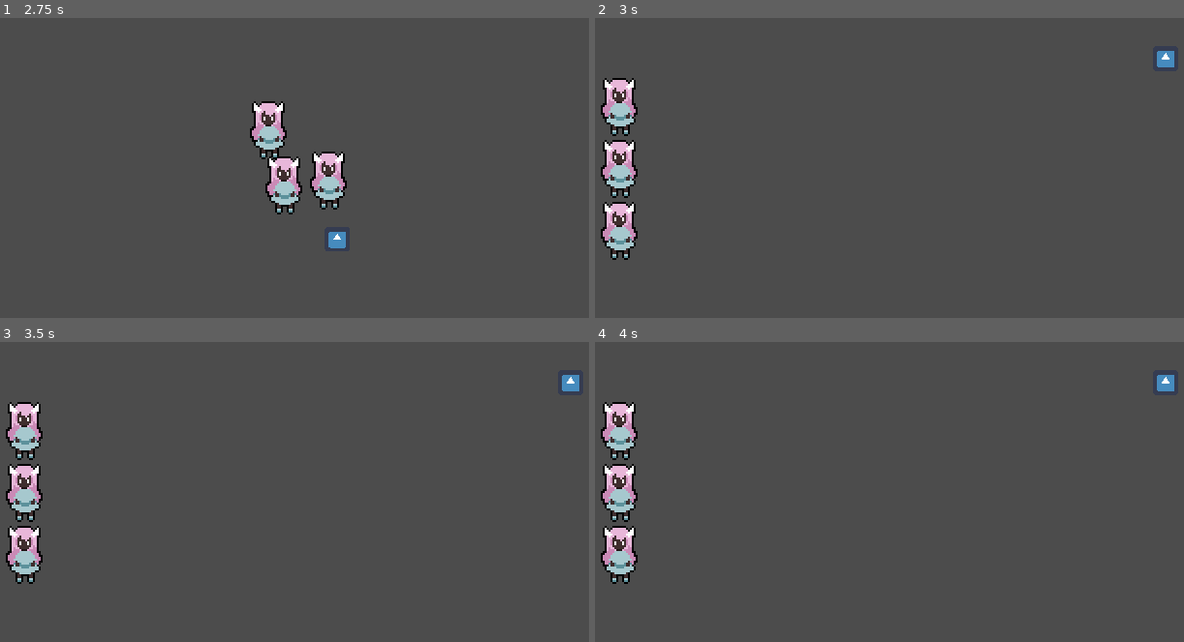
Above: before the commit, frames 1-4 (two rows, left to right).
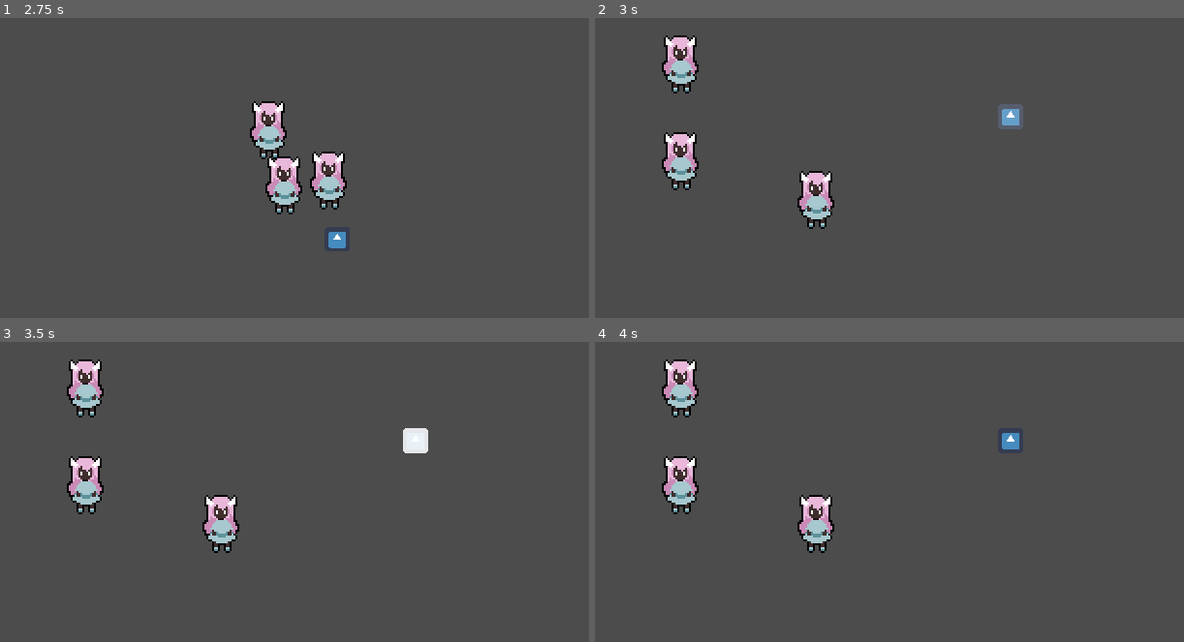
Above: after the commit, the same moments.

Repository: jalvarez2016/Dream-Away
Game: Godot game, scene res://World.tscn
Two runs of this game, one before a commit and one after it. Both use one fixed random seed, a clock stepped at 60 frames per second and the inputs below. The engine's default icon, where the game draws it, is replaced by a stand-in: a white triangle on a blue panel in a dark square.
Inputs:
- Up to frame 1 (2.75 s): hold Right (ui_right) 0.53-1.28 s; tap Z (ui_action) at 0.6, 1.35, 2.1 s; hold Escape (ui_back) 1.28-2.03 s; hold Right (ui_right) from 2.03 s (still down)
- Up to frame 2 (3 s): release Right (ui_right) at 2.78 s; hold Up (ui_up) from 2.78 s (still down); tap Z (ui_action) at 2.85 s
- Up to frame 3 (3.5 s): keep holding Up (ui_up)
- Up to frame 4 (4 s): release Up (ui_up) at 3.53 s; hold Left (ui_left) from 3.53 s (still down); tap Z (ui_action) at 3.6 s

Frame 1 is identical in both runs. In frame 2, 6.1% of the frame differs, in the area x 0-99%, y 5-81%; in frame 3, 6.1%; in frame 4, 5.9%.

Commit message:
Feat: Add Attack action logic

Diff:
--- a/ActionSelector.gd
+++ b/ActionSelector.gd
@@ -1,33 +1,72 @@
 extends Node2D
 
 onready var actionLabel = $ActionLabel
+
 enum {
-	ATTACK,
-	SKILL,
-	STYLE,
-	ITEM,
-	RUN
+	ACTION_SELECT,
+	ENEMY_SELECT
 }
+var state = ACTION_SELECT
 var actions
 var current_action
+var enemies = []
+var current_enemy
+var enemyAnimationPlayer
+
+var relevantStat
 
 func _ready():
 	actions = get_node("Actions").get_children()
 	current_action = actions.pop_front()
+	enemies = get_tree().get_nodes_in_group("BattleInstance")
+	current_enemy = enemies.pop_front()
+	enemyAnimationPlayer = current_enemy.get_node("Sprite").get_node("AnimationPlayer")
 
 func _process(_delta):
+	match state:
+		ACTION_SELECT:
+			if Input.is_action_just_pressed("ui_right"):
+				_rotate_right()
+			elif Input.is_action_just_pressed("ui_left"):
+				_rotate_left()
 
-	if Input.is_action_just_pressed("ui_right"):
-		_rotate_right()
-	elif Input.is_action_just_pressed("ui_left"):
-		_rotate_left()
+			if Input.is_action_just_pressed("ui_action"):
+		#		open currently selected actions' panels
+				match current_action.get_name():
+					"Attack":
+						_attack_setup()
+						enemyAnimationPlayer.play("Selecting")
+					"Skill":
+						enemyAnimationPlayer.play("Selecting")
+						pass
+					"Style":
+						enemyAnimationPlayer.play("Selecting")
+						pass
+					"Item":
+						enemyAnimationPlayer.play("Selecting")
+						pass
+					"Run":
+						pass
+					_:
+						print("Not an action")
+				print("selected: ", current_action.get_name())
 
-	if Input.is_action_just_pressed("ui_action"):
-#		open currently selected actions' panels
-		pass
-	elif Input.is_action_just_pressed("ui_back"):
-		# go back to the selection and closing any opened panels
-		pass
+			elif Input.is_action_just_pressed("ui_back"):
+				# go back to the selection and closing any opened panels
+				pass
+		ENEMY_SELECT:
+			if Input.is_action_just_pressed("ui_right"):
+				_next_enemy()
+			elif Input.is_action_just_pressed("ui_left"):
+				_prev_enemy()
+
+			if Input.is_action_just_pressed("ui_action"):
+				_attack_action()
+			elif Input.is_action_just_pressed("ui_back"):
+				# go back to the selection and closing any opened panels
+				pass
+		_:
+			print("Not a state")
 
 func _rotate_right():
 	var temp = {}
@@ -77,7 +116,6 @@
 	for i in range(0, actions.size()):
 		if i == actions.size() - 1:
 			var current = actions[i]
-			var next = actions[0]
 
 			current.position = current_action.position
 			current.scale = current_action.scale
@@ -100,4 +138,40 @@
 
 func _update_action_label(updated_text):
 	actionLabel.text = updated_text;
-	pass
+
+# Action setup methods are below
+func _attack_setup():
+#	Get character info
+	var stats = get_node("../").get_node("Stats")
+	relevantStat = stats.attack
+
+	state = ENEMY_SELECT
+	visible = false
+
+# Enemy Cycling Logic
+func _next_enemy():
+	if enemies.size() == 0:
+		pass
+	else:
+		enemies.push_back(current_enemy)
+		current_enemy = enemies.pop_front()
+
+func _prev_enemy():
+	if enemies.size() == 0:
+		pass
+	else:
+		enemies.push_front(current_enemy)
+		current_enemy = enemies.pop_back()
+
+# Action methods are below
+func _attack_action():
+	enemyAnimationPlayer.play("RESET")
+	var enemyDefense = current_enemy.get_node("Stats").defense
+	var damageDelt = relevantStat - (enemyDefense/ 1.5)
+	current_enemy._take_damage(damageDelt)
+
+#	Place enemy taking damage animation here
+#	Check if enemy dead
+
+	var battleNode = get_node("../../../")._on_ally_turn_end()
+	queue_free()
--- /dev/null
+++ b/Enemies/BattleEnemy.gd
@@ -0,0 +1,7 @@
+extends KinematicBody2D
+
+onready var stats = $Stats
+
+func _take_damage(_amount: int):
+	print("taking this amount of damage: ", _amount)
+	stats.hp -= _amount
--- a/Enemies/BattleEnemy.tscn
+++ b/Enemies/BattleEnemy.tscn
@@ -1,6 +1,7 @@
-[gd_scene load_steps=2 format=2]
+[gd_scene load_steps=3 format=2]
 
 [ext_resource path="res://Enemies/Enemy.tscn" type="PackedScene" id=1]
+[ext_resource path="res://Enemies/BattleEnemy.gd" type="Script" id=2]
 
-[node name="Enemy" instance=ExtResource( 1 )]
-script = null
+[node name="BattleEnemy" groups=["BattleInstance"] instance=ExtResource( 1 )]
+script = ExtResource( 2 )
--- a/Enemies/Enemy.gd
+++ b/Enemies/Enemy.gd
@@ -4,7 +4,7 @@
 	WANDER,
 	CHASE
 }
-
+onready var stats = $Stats
 var state = WANDER
 var player = null
 var WALK_SPEED = 80
@@ -26,6 +26,5 @@
 			CHASE:
 				var direction = (player.position - position).normalized()
 				direction = move_and_slide(direction * WALK_SPEED)
-				pass
 			WANDER:
 				pass
--- a/Enemies/Enemy.tscn
+++ b/Enemies/Enemy.tscn
@@ -1,10 +1,58 @@
-[gd_scene load_steps=7 format=2]
+[gd_scene load_steps=11 format=2]
 
 [ext_resource path="res://icon.png" type="Texture" id=1]
 [ext_resource path="res://Enemies/Enemy.gd" type="Script" id=2]
 [ext_resource path="res://Utils/Stats.tscn" type="PackedScene" id=3]
 
 [sub_resource type="CircleShape2D" id=1]
+
+[sub_resource type="Shader" id=4]
+code = "shader_type canvas_item;
+
+uniform vec4 color: hint_color;
+uniform float flashState: hint_range(0,1) = 0.5;
+
+void fragment() {
+	vec4 pixelColor = texture(TEXTURE, UV);
+	COLOR = mix(pixelColor, color, flashState);
+	COLOR.a *= pixelColor.a;
+}"
+
+[sub_resource type="ShaderMaterial" id=5]
+shader = SubResource( 4 )
+shader_param/color = Color( 1, 1, 1, 1 )
+shader_param/flashState = 0.0
+
+[sub_resource type="Animation" id=6]
+length = 0.001
+tracks/0/type = "value"
+tracks/0/path = NodePath(".:material:shader_param/flashState")
+tracks/0/interp = 1
+tracks/0/loop_wrap = true
+tracks/0/imported = false
+tracks/0/enabled = true
+tracks/0/keys = {
+"times": PoolRealArray( 0 ),
+"transitions": PoolRealArray( 1 ),
+"update": 0,
+"values": [ 0.0 ]
+}
+
+[sub_resource type="Animation" id=7]
+resource_name = "Selecting"
+loop = true
+tracks/0/type = "value"
+tracks/0/path = NodePath(".:material:shader_param/flashState")
+tracks/0/interp = 1
+tracks/0/loop_wrap = true
+tracks/0/imported = false
+tracks/0/enabled = true
+tracks/0/keys = {
+"times": PoolRealArray( 0, 0.7 ),
+"transitions": PoolRealArray( 1, 1 ),
+"update": 0,
+"values": [ 0.0, 1.0 ]
+}
 
 [sub_resource type="CircleShape2D" id=2]
 radius = 50.242
@@ -18,8 +66,16 @@
 shape = SubResource( 1 )
 
 [node name="Sprite" type="Sprite" parent="."]
+material = SubResource( 5 )
 scale = Vector2( 0.2, 0.2 )
 texture = ExtResource( 1 )
+__meta__ = {
+"_editor_description_": "S"
+}
+
+[node name="AnimationPlayer" type="AnimationPlayer" parent="Sprite"]
+anims/RESET = SubResource( 6 )
+anims/Selecting = SubResource( 7 )
 
 [node name="DetectionZone" type="Area2D" parent="."]
 
--- a/Players/BattlePlayer.tscn
+++ b/Players/BattlePlayer.tscn
@@ -5,4 +5,4 @@
 [node name="Player" instance=ExtResource( 1 )]
 
 [node name="Sprite" parent="." index="0"]
-hframes = 57
+hframes = 60
--- a/Utils/Action_Selector.tscn
+++ b/Utils/Action_Selector.tscn
@@ -23,6 +23,7 @@
 radius = 7.07107
 
 [node name="Action Selector" type="Node2D"]
+position = Vector2( 0, -35 )
 script = ExtResource( 2 )
 
 [node name="ActionLabel" type="Label" parent="."]
@@ -31,9 +32,9 @@
 anchor_right = 0.5
 anchor_bottom = 0.5
 margin_left = -51.0
-margin_top = -25.0
+margin_top = -17.0
 margin_right = 51.0
-margin_bottom = -11.0
+margin_bottom = -3.0
 custom_fonts/font = ExtResource( 3 )
 text = "Attack"
 align = 1
@@ -42,8 +43,8 @@
 [node name="Actions" type="Node2D" parent="."]
 
 [node name="Attack" type="KinematicBody2D" parent="Actions"]
-position = Vector2( 0, 20 )
-scale = Vector2( 0.5, 0.5 )
+position = Vector2( 0, 10 )
+scale = Vector2( 0.3, 0.3 )
 z_index = 2
 
 [node name="AttackSprite" type="Sprite" parent="Actions/Attack"]
@@ -53,8 +54,8 @@
 shape = SubResource( 1 )
 
 [node name="Skill" type="KinematicBody2D" parent="Actions"]
-position = Vector2( 40, 10 )
-scale = Vector2( 0.2, 0.2 )
+position = Vector2( 20, 10 )
+scale = Vector2( 0.1, 0.1 )
 z_index = 1
 
 [node name="Skill" type="Sprite" parent="Actions/Skill"]
@@ -64,8 +65,8 @@
 shape = SubResource( 2 )
 
 [node name="Style" type="KinematicBody2D" parent="Actions"]
-position = Vector2( 20, 0 )
-scale = Vector2( 0.2, 0.2 )
+position = Vector2( 10, 0 )
+scale = Vector2( 0.1, 0.1 )
 
 [node name="Style" type="Sprite" parent="Actions/Style"]
 texture = ExtResource( 5 )
@@ -74,8 +75,8 @@
 shape = SubResource( 3 )
 
 [node name="Item" type="KinematicBody2D" parent="Actions"]
-position = Vector2( -20, 0 )
-scale = Vector2( 0.2, 0.2 )
+position = Vector2( -10, 0 )
+scale = Vector2( 0.1, 0.1 )
 
 [node name="Item" type="Sprite" parent="Actions/Item"]
 texture = ExtResource( 7 )
@@ -84,8 +85,8 @@
 shape = SubResource( 4 )
 
 [node name="Run" type="KinematicBody2D" parent="Actions"]
-position = Vector2( -40, 10 )
-scale = Vector2( 0.2, 0.2 )
+position = Vector2( -20, 10 )
+scale = Vector2( 0.1, 0.1 )
 z_index = 1
 
 [node name="Run" type="Sprite" parent="Actions/Run"]
--- a/Utils/BattleScript.gd
+++ b/Utils/BattleScript.gd
@@ -1,29 +1,39 @@
 extends Node2D
 
+onready var turnManager = load("res://Utils/TurnManager.gd").new()
+var playerNames = ["Seigi", "Player", "Lia"]
 var level_parameters
 var everyone = []
+var turn_queue = []
+var currentTurn
 onready var pContainer = $PlayerContainer
 onready var eContainer = $EnemiesContainer
+
+class MyCustomSorter:
+	static func sort_decending(a, b):
+		if a.battleInfo.speed > b.battleInfo.speed:
+			return true
+		return false
 
 func _ready():
 	var players = level_parameters.players
 	var enemies = level_parameters.enemies
 	var counter = 0
 	for player in players:
+		_create_player(player, counter)
 		counter += 1
-		_create_player(player, counter)
 	counter = 0
 	for enemy in enemies:
+		_create_enemy(enemy, counter, enemies.size())
 		counter += 1
-		_create_enemy(enemy, counter)
 
 	everyone.append_array(players)
 	everyone.append_array(enemies)
 	_set_turn_order(everyone)
 
-# Called every frame. 'delta' is the elapsed time since the previous frame.
-func _process(_delta):
-	pass
+	turnManager.connect("ally_turn_started", self, "_on_ally_turn_end")
+	turnManager.connect("enemy_turn_started", self, "_on_enemy_turn_end")
+	_start_turn_sequence()
 
 func _create_player(nodeData, index):
 	var battlePlayer = load("res://Players/BattlePlayer.tscn").instance()
@@ -46,10 +56,10 @@
 #	https://stackoverflow.com/questions/73257252/how-do-i-programmatically-load-animations-in-godot-separating-animation-from-ar
 
 #	Set individual player position
-	battlePlayer.position = Vector2(20, (160/5) * index + 20)
+	battlePlayer.position = Vector2(50, 50 * index + 30)
 	pContainer.add_child(battlePlayer)
 
-func _create_enemy(nodeData, index):
+func _create_enemy(nodeData, index, amount):
 	var battleEnemy = load("res://Enemies/BattleEnemy.tscn").instance()
 	var stats = battleEnemy.get_node("Stats")
 	var sprite = battleEnemy.get_node("Sprite")
@@ -66,9 +76,29 @@
 	sprite.texture = newSprite
 
 #	Set individual player position
-	battleEnemy.position = Vector2(300, (150/5) * index)
-	add_child(battleEnemy)
+	battleEnemy.position = Vector2(220, (120/amount + 2) * index + 60)
+	eContainer.add_child(battleEnemy)
 
 func _set_turn_order(characters):
-	for character in characters:
-		print(character.battleInfo.speed)
+	turn_queue.append_array(characters)
+	turn_queue.sort_custom(MyCustomSorter, 'sort_decending')
+
+func _start_turn_sequence():
+	var action_selector = load("res://Utils/Action_Selector.tscn").instance()
+	currentTurn = turn_queue.pop_front()
+	if currentTurn.name in playerNames:
+		var currentTurnNode = pContainer.get_node(currentTurn.name)
+		currentTurnNode.add_child(action_selector)
+		currentTurnNode.position = Vector2(120, 100)
+
+func _on_ally_turn_end():
+	print("enemy turn start")
+	turnManager.turn = turnManager.ENEMY_TURN
+
+func _on_enemy_turn_end():
+	print("ally turn start")
+#	Get all players
+#	Pick one randomly
+#	Do damage
+#	Player takes damage animation here
+#	turnManager.turn = turnManager.ALLY_TURN
--- a/Utils/Stats.gd
+++ b/Utils/Stats.gd
@@ -6,11 +6,3 @@
 export(int) var mp = 10
 export(int) var agility = 10
 export(int) var speed = 10
-
-var battle_actions := {
-	"attacks": true,
-	"magic": true,
-	"item": true,
-	"block": true,
-	"run": true,
-}
--- /dev/null
+++ b/Utils/TurnManager.gd
@@ -0,0 +1,19 @@
+extends Node2D
+class_name TurnManager
+enum {ALLY_TURN, ENEMY_TURN}
+
+var turn = ALLY_TURN setget set_turn, get_turn
+
+signal ally_turn_started()
+signal enemy_turn_started()
+
+func set_turn(value : int):
+	turn = value
+	match turn:
+		ALLY_TURN:
+			emit_signal("ally_turn_started")
+		ENEMY_TURN:
+			emit_signal("enemy_turn_started")
+
+func get_turn():
+	return turn
--- a/project.godot
+++ b/project.godot
@@ -7,6 +7,16 @@
 ;   param=value ; assign values to parameters
 
 config_version=4
+
+_global_script_classes=[ {
+"base": "Node2D",
+"class": "TurnManager",
+"language": "GDScript",
+"path": "res://Utils/TurnManager.gd"
+} ]
+_global_script_class_icons={
+"TurnManager": ""
+}
 
 [application]
 
